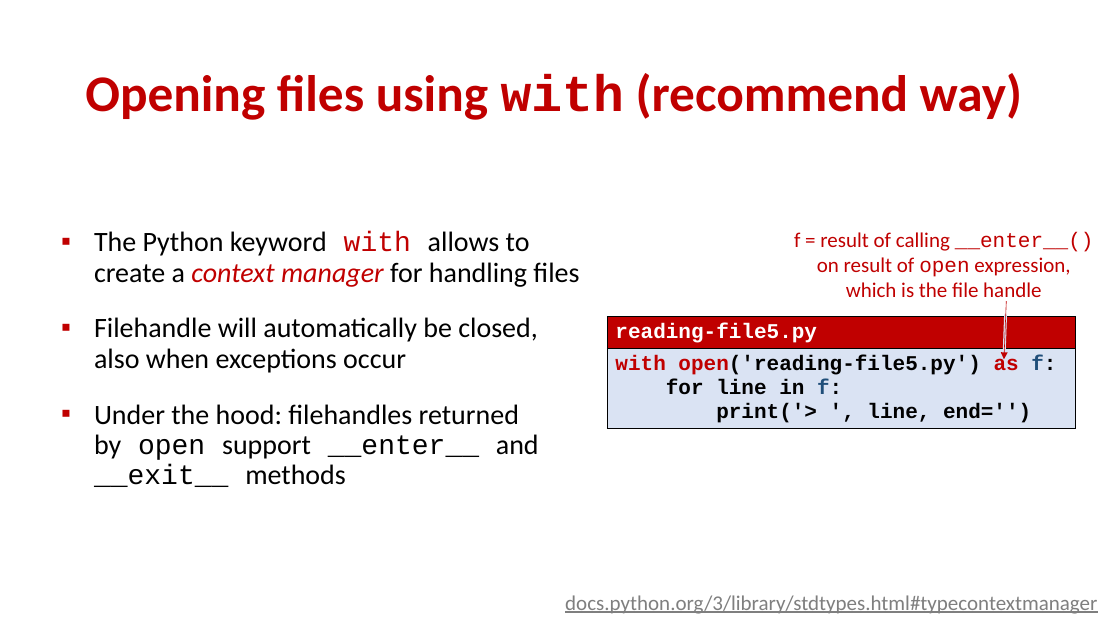
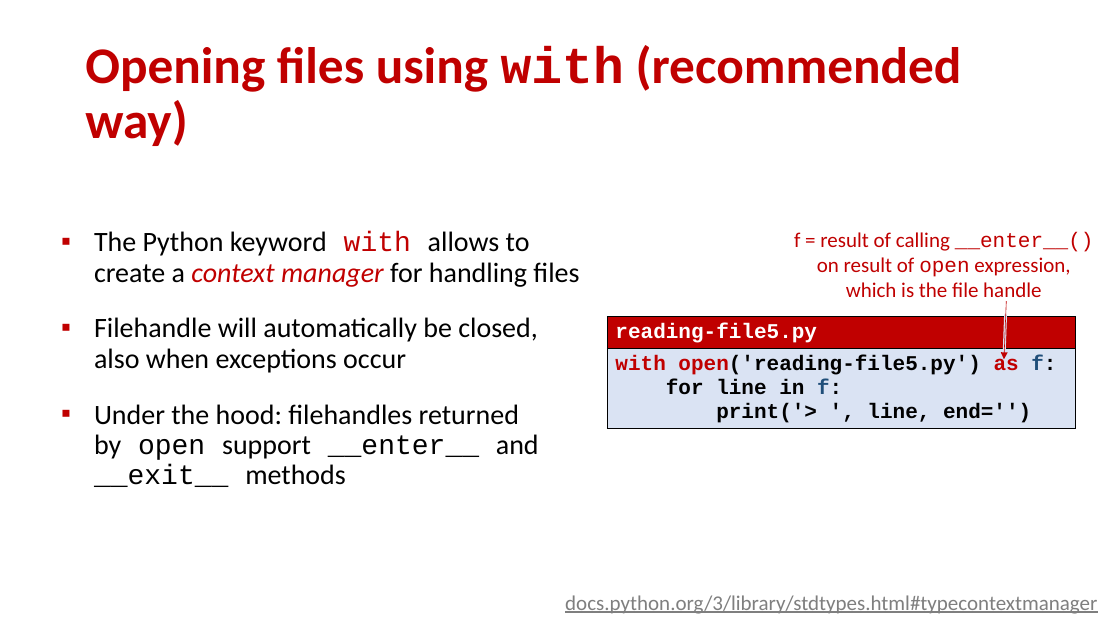
Before and after one commit to gsbrodal/gsbrodal.github.io, a slide deck: slide 21 of ipsa/slides/exceptions.pptx (slide 20 before the commit). Drawn at 1120x630 pixels with LibreOffice and Linux fonts; fonts in the diff are those of the drawing. Boxes give left, top, right and bottom in pixels: in the first picture for what was removed or moved away, otherwise in the second. Text is boxed around its words. In the diff, an @@ line names an element or a change of style, - is before the commit and + after.

```diff
--- a/ipsa/slides/exceptions.pptx
+++ b/ipsa/slides/exceptions.pptx
@@ title at box(85, 45, 962, 146): text changed @@
-Opening files using with (recommend way)
+Opening files using with (recommended way)
```
Also in this commit, not shown: 1 slide added, 5 other files.
